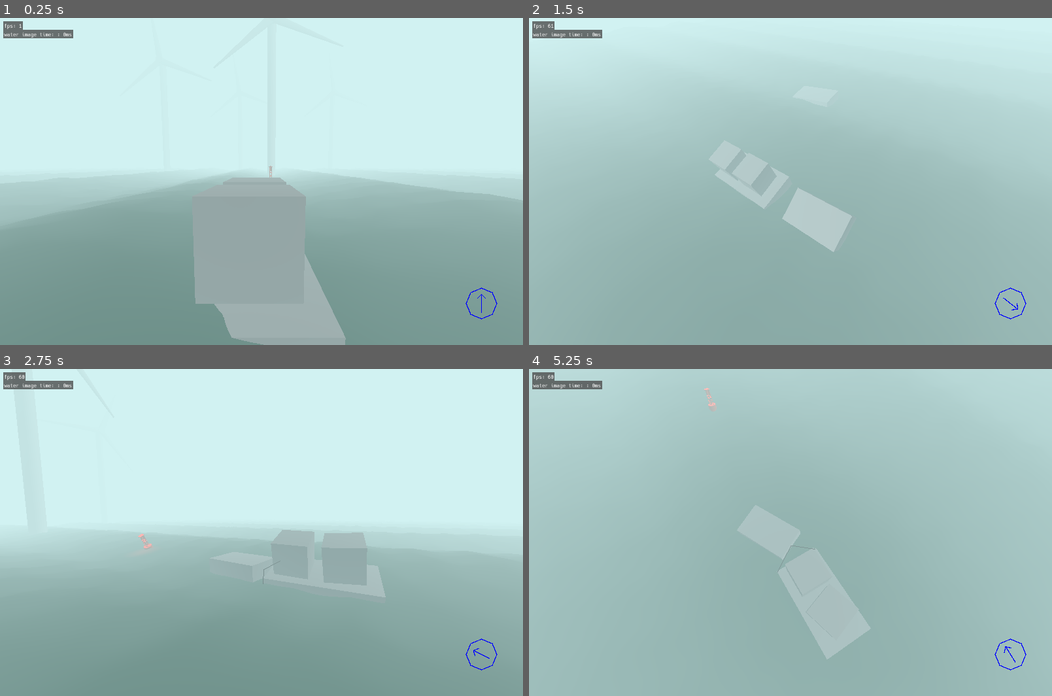
Above: before the commit, frames 1-4 (two rows, left to right).
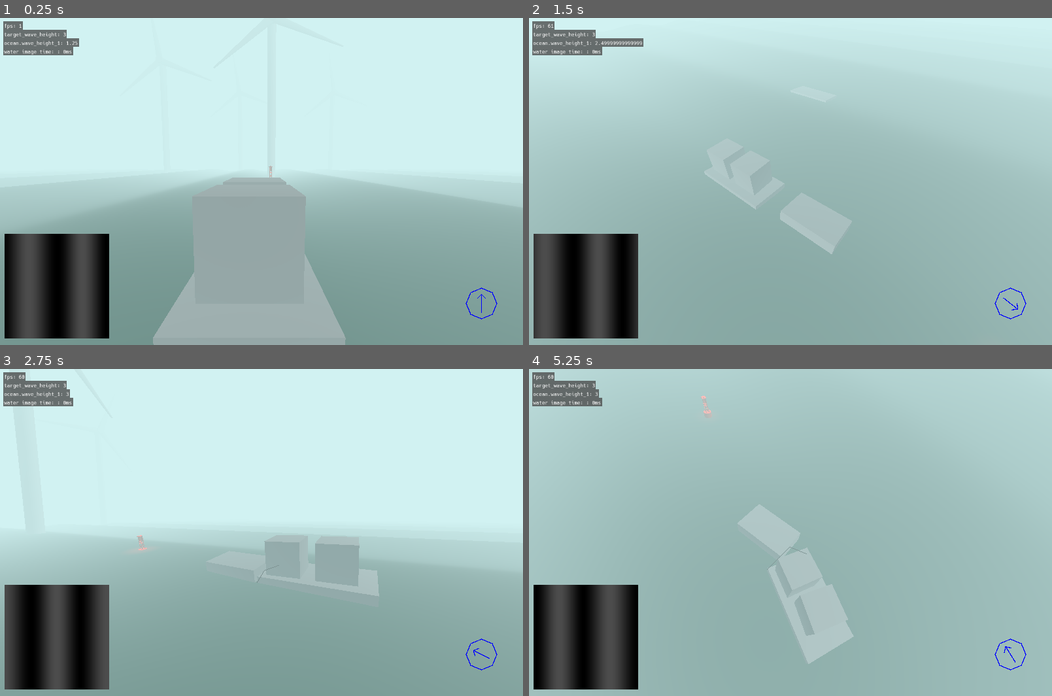
Above: after the commit, the same moments.

Repository: anthonyec/230904_godot_boat_game
Game: Godot game, scene res://main.tscn
The game is run twice, just before and just after one commit, with the same random seed, the same clock (stepped at 60 frames per second) and the same inputs.
Inputs (mouse positions are in pixels of both pictures, inside the frame that each line leads up to):
- Up to frame 1 (0.25 s): no input
- Up to frame 2 (1.5 s): tap Enter (ui_accept) at 0.5, 0.77 s; move the mouse to (905, 165) at 0.52 s; hold D (turn_right) 0.53-1.28 s; tap F (toggle_attachment) at 0.6, 1.35 s; move the mouse to (685, 197) at 1.27 s; hold Down (throttle_down) from 1.28 s (still down)
- Up to frame 3 (2.75 s): tap Enter (ui_accept) at 1.52 s; move the mouse to (313, 460) at 2.02 s; release Down (throttle_down) at 2.03 s; hold D (turn_right) from 2.03 s (still down); tap F (toggle_attachment) at 2.1 s
- Up to frame 4 (5.25 s): move the mouse to (764, 597) at 2.77 s; release D (turn_right) at 2.78 s; hold Up (throttle_up) 2.78-3.53 s; tap F (toggle_attachment) every 0.75 s from 2.85 to 5.1 s; tap Enter (ui_accept) at 3.02, 3.77, 4.52 s; move the mouse to (947, 581) at 3.52 s; hold A (turn_left) 3.53-5.03 s; move the mouse to (633, 483) at 4.27 s; move the mouse to (816, 532) at 5.02 s; hold Down (throttle_down) from 5.03 s (still down)

The runs differ from the first frame. In frame 1, 9.0% of the frame differs, in the area x 0-97%, y 3-100%; in frame 2, 7.9%; in frame 3, 7.5%; in frame 4, 8.5%.
Error after the commit: Parse Error: Preload file "res://ui/hershey_noailles_futura_simplex_regular.ttf" does not exist. (res://ui/ui.gd:4)

Commit message:
Before some big chnages

Diff:
--- a/autoload/scene.gd
+++ /dev/null
@@ -1,4 +0,0 @@
-extends Node
-
-func get_nodes_in_group(tag: String) -> void:
-	pass
--- /dev/null
+++ b/clock.gd
@@ -0,0 +1,18 @@
+@tool
+extends Control
+
+func _process(_delta: float) -> void:
+	queue_redraw()
+
+func _draw() -> void:
+	var time = "08:45" if Engine.is_editor_hint() else World.instance.get_display_time()
+
+	draw_string(
+		get_parent().font,
+		size/2,
+		time,
+		HORIZONTAL_ALIGNMENT_CENTER,
+		-1,
+		18,
+		Color.BLUE
+	)
--- a/entities/buoyancy_probe/probe.gd
+++ b/entities/buoyancy_probe/probe.gd
@@ -9,13 +9,13 @@
 	visible = false
 
 func _process(delta: float) -> void:
-	var water = get_parent().water
-	var current_water_height = water.get_height(global_position)
+	var current_water_height = World.instance.get_water_height(global_position)
 
 	water_height = lerp(water_height, current_water_height, delta * 5)
 
 	var water_height_position = Vector3(global_position.x, current_water_height, global_position.z)
 
+
 #	DebugDraw.draw_cube(global_position, 0.05, Color.BLACK)
 #	DebugDraw.draw_cube(water_height_position, 0.1, Color.BLUE)
 #	DebugDraw.draw_cube(water_height_position, 0.2, Color.RED)
--- a/entities/hitch/hitch.gd
+++ b/entities/hitch/hitch.gd
@@ -1,5 +1,7 @@
 class_name Hitch
 extends Area3D
+
+@export var rope_max_length: float = 10
 
 var spring_joint_scene: PackedScene = preload("res://entities/spring_joint/spring_joint.tscn")
 
@@ -35,6 +37,7 @@
 		spring.rigid_body_b = nearby_hitch.get_parent()
 		spring.attachment_point_a = point
 		spring.attachment_point_b = other_point
+		spring.max_length = rope_max_length
 
 		add_child(spring)
 
--- a/entities/ocean/ocean.gd
+++ b/entities/ocean/ocean.gd
@@ -6,12 +6,12 @@
 const plane_origin: Vector2 = Vector2(50, 50)
 const plane_grid_size: int = 6 # E.g 4x4 or 10x10
 
-@export var wave_direction_1: Vector2 = Vector2(3, 3)
-@export var wave_direction_2: Vector2 = Vector2(0.5, 0.5)
-@export var wave_direction_3: Vector2 = Vector2(5, 0)
+@export var wave_direction_1: Vector2 = Vector2(1, 0)
+#@export var wave_direction_2: Vector2 = Vector2(0.5, 0.5)
+#@export var wave_direction_3: Vector2 = Vector2(5, 0)
 @export var wave_height_1: float = 1
-@export var wave_height_2: float = 1
-@export var wave_height_3: float = 1
+#@export var wave_height_2: float = 1
+#@export var wave_height_3: float = 1
 
 @onready var simulation: SubViewport = $Simulation
 @onready var simulation_texture: ColorRect = $Simulation/Texture
@@ -56,15 +56,15 @@
 	plane_material.set_shader_parameter("MaxWaveHeight", max_wave_height)
 
 	simulation_material.set_shader_parameter("WaveOffset1", wave_offset_1)
-	simulation_material.set_shader_parameter("WaveOffset2", wave_offset_2)
-	simulation_material.set_shader_parameter("WaveOffset3", wave_offset_3)
+#	simulation_material.set_shader_parameter("WaveOffset2", wave_offset_2)
+#	simulation_material.set_shader_parameter("WaveOffset3", wave_offset_3)
 	simulation_material.set_shader_parameter("WaveHeightPercent1", wave_height_1 / max_wave_height)
-	simulation_material.set_shader_parameter("WaveHeightPercent2", wave_height_2 / max_wave_height)
-	simulation_material.set_shader_parameter("WaveHeightPercent3", wave_height_3 / max_wave_height)
+#	simulation_material.set_shader_parameter("WaveHeightPercent2", wave_height_2 / max_wave_height)
+#	simulation_material.set_shader_parameter("WaveHeightPercent3", wave_height_3 / max_wave_height)
 
-	wave_offset_1 += wave_direction_1 * 0.01 * delta
-	wave_offset_2 += wave_direction_2 * 0.01 * delta
-	wave_offset_3 += wave_direction_3 * 0.01 * delta
+	wave_offset_1 += wave_direction_1 * 0.1 * delta
+#	wave_offset_2 += wave_direction_2 * 0.01 * delta
+#	wave_offset_3 += wave_direction_3 * 0.01 * delta
 
 func update_simulation_image() -> void:
 	if Debug.is_flag_enabled(Debug.Flag.WATER_RENDER_TIME):
--- a/entities/ocean/ocean.tres
+++ b/entities/ocean/ocean.tres
@@ -1,21 +1,10 @@
-[gd_resource type="ShaderMaterial" load_steps=6 format=3 uid="uid://bdllr5cfye1l8"]
+[gd_resource type="ShaderMaterial" load_steps=3 format=3 uid="uid://bdllr5cfye1l8"]
 
-[ext_resource type="Shader" uid="uid://ccdpylfhde54n" path="res://entities/ocean/simulation.tres" id="1_ea64l"]
+[ext_resource type="Shader" uid="uid://brdqvtxba714h" path="res://entities/ocean/simulation_2.tres" id="1_e8chd"]
 [ext_resource type="Texture2D" uid="uid://dhij7bl6ucn10" path="res://entities/ocean/big_gradient_1.tres" id="2_aq1gf"]
-[ext_resource type="Texture2D" uid="uid://h4flp4v17tck" path="res://entities/ocean/big_noise_1.tres" id="2_gyh7m"]
-[ext_resource type="Texture2D" uid="uid://bw3ncgu5n5ivh" path="res://entities/ocean/noise_1.tres" id="3_ck6d2"]
-[ext_resource type="Texture2D" uid="uid://ce5ui2gthr2ic" path="res://entities/ocean/noise_2.tres" id="4_a4glt"]
 
 [resource]
-shader = ExtResource("1_ea64l")
+shader = ExtResource("1_e8chd")
 shader_parameter/WaveOffset1 = Vector2(0.05, 0.05)
-shader_parameter/WaveHeightPercent1 = 2.08165e-12
-shader_parameter/WaveOffset2 = Vector2(0.05, -0.05)
-shader_parameter/WaveHeightPercent2 = 2.08165e-12
-shader_parameter/WaveHeightPercent3 = 2.08e-12
-shader_parameter/WaveOffset3 = Vector2(0, 0)
-shader_parameter/WaveHeightPercent4 = 0.3
-shader_parameter/Noise1 = ExtResource("3_ck6d2")
-shader_parameter/Noise2 = ExtResource("4_a4glt")
-shader_parameter/BigNoise1 = ExtResource("2_gyh7m")
+shader_parameter/WaveHeightPercent = 0.3
 shader_parameter/BigGradient1 = ExtResource("2_aq1gf")
--- a/entities/ocean/simulation.tres
+++ b/entities/ocean/simulation.tres
@@ -290,9 +290,10 @@
 
 }
 "
+graph_offset = Vector2(-585.215, 127.064)
 mode = 1
 flags/light_only = false
-nodes/fragment/0/position = Vector2(-540, 940)
+nodes/fragment/0/position = Vector2(-520, 1280)
 nodes/fragment/7/node = SubResource("VisualShaderNodeTexture_l84dd")
 nodes/fragment/7/position = Vector2(-3440, -1040)
 nodes/fragment/8/node = SubResource("VisualShaderNodeUVFunc_pf2uv")
@@ -356,7 +357,7 @@
 nodes/fragment/60/node = SubResource("VisualShaderNodeTexture2DParameter_4dovd")
 nodes/fragment/60/position = Vector2(-3660, 4180)
 nodes/fragment/61/node = SubResource("VisualShaderNodeVectorOp_v64oj")
-nodes/fragment/61/position = Vector2(-1040, 1040)
+nodes/fragment/61/position = Vector2(-1040, 780)
 nodes/fragment/62/node = SubResource("VisualShaderNodeVec2Parameter_u448j")
 nodes/fragment/62/position = Vector2(-4720, 3980)
-nodes/fragment/connections = PackedInt32Array(8, 0, 7, 0, 27 …(334 unchanged characters)…  0, 54, 1, 56, 0, 55, 0, 57, 0, 56, 0, 54, 0, 61, 1, 51, 0, 61, 0, 61, 0, 0, 0, 62, 0, 57, 2)
+nodes/fragment/connections = PackedInt32Array(8, 0, 7, 0, 27 …(334 unchanged characters)…  0, 54, 1, 56, 0, 55, 0, 57, 0, 56, 0, 51, 0, 61, 0, 62, 0, 57, 2, 54, 0, 61, 1, 61, 0, 0, 0)
--- /dev/null
+++ b/entities/ocean/simulation_2.tres
@@ -0,0 +1,104 @@
+[gd_resource type="VisualShader" load_steps=10 format=3 uid="uid://brdqvtxba714h"]
+
+[sub_resource type="VisualShaderNodeVectorOp" id="VisualShaderNodeVectorOp_ubl3i"]
+default_input_values = [0, Quaternion(0, 0, 0, 0), 1, Quaternion(0, 0, 0, 0)]
+op_type = 2
+operator = 2
+
+[sub_resource type="FastNoiseLite" id="FastNoiseLite_ti6u3"]
+noise_type = 2
+fractal_type = 0
+cellular_jitter = 1.0
+
+[sub_resource type="NoiseTexture2D" id="NoiseTexture2D_w6nti"]
+seamless = true
+noise = SubResource("FastNoiseLite_ti6u3")
+
+[sub_resource type="VisualShaderNodeTexture" id="VisualShaderNodeTexture_aw2wu"]
+output_port_for_preview = 0
+source = 5
+texture = SubResource("NoiseTexture2D_w6nti")
+
+[sub_resource type="VisualShaderNodeUVFunc" id="VisualShaderNodeUVFunc_b3uor"]
+function = 1
+
+[sub_resource type="VisualShaderNodeUVFunc" id="VisualShaderNodeUVFunc_khmpx"]
+
+[sub_resource type="VisualShaderNodeFloatParameter" id="VisualShaderNodeFloatParameter_78f4h"]
+parameter_name = "WaveHeightPercent"
+default_value_enabled = true
+default_value = 0.3
+
+[sub_resource type="VisualShaderNodeTexture2DParameter" id="VisualShaderNodeTexture2DParameter_4dovd"]
+parameter_name = "BigGradient1"
+texture_repeat = 1
+
+[sub_resource type="VisualShaderNodeVec2Parameter" id="VisualShaderNodeVec2Parameter_u448j"]
+parameter_name = "WaveOffset1"
+default_value_enabled = true
+default_value = Vector2(2.08165e-12, 2.08165e-12)
+
+[resource]
+code = "shader_type canvas_item;
+render_mode blend_mix;
+
+uniform vec2 WaveOffset1 = vec2(0.000000, 0.000000);
+uniform sampler2D BigGradient1 : repeat_enable;
+uniform float WaveHeightPercent = 0.30000001192093;
+
+
+
+void fragment() {
+// Vector2Parameter:62
+	vec2 n_out62p0 = WaveOffset1;
+
+
+// UVFunc:57
+	vec2 n_in57p1 = vec2(1.00000, 1.00000);
+	vec2 n_out57p0 = n_out62p0 * n_in57p1 + UV;
+
+
+// UVFunc:56
+	vec2 n_in56p1 = vec2(1.00000, 1.00000);
+	vec2 n_in56p2 = vec2(0.00000, 0.00000);
+	vec2 n_out56p0 = (n_out57p0 - n_in56p2) * n_in56p1 + n_in56p2;
+
+
+	vec4 n_out55p0;
+// Texture2D:55
+	n_out55p0 = texture(BigGradient1, n_out56p0);
+
+
+// FloatParameter:59
+	float n_out59p0 = WaveHeightPercent;
+
+
+// VectorOp:54
+	vec4 n_out54p0 = n_out55p0 * vec4(n_out59p0);
+
+
+// Output:0
+	COLOR.rgb = vec3(n_out54p0.xyz);
+
+
+}
+"
+graph_offset = Vector2(-684.565, 549.079)
+mode = 1
+flags/light_only = false
+nodes/fragment/0/position = Vector2(-520, 1280)
+nodes/fragment/54/node = SubResource("VisualShaderNodeVectorOp_ubl3i")
+nodes/fragment/54/position = Vector2(-1220, 1200)
+nodes/fragment/55/node = SubResource("VisualShaderNodeTexture_aw2wu")
+nodes/fragment/55/position = Vector2(-2300, 1220)
+nodes/fragment/56/node = SubResource("VisualShaderNodeUVFunc_b3uor")
+nodes/fragment/56/position = Vector2(-2900, 1580)
+nodes/fragment/57/node = SubResource("VisualShaderNodeUVFunc_khmpx")
+nodes/fragment/57/position = Vector2(-3400, 1620)
+nodes/fragment/59/node = SubResource("VisualShaderNodeFloatParameter_78f4h")
+nodes/fragment/59/position = Vector2(-1820, 1780)
+nodes/fragment/60/node = SubResource("VisualShaderNodeTexture2DParameter_4dovd")
+nodes/fragment/60/position = Vector2(-2960, 1980)
+nodes/fragment/62/node = SubResource("VisualShaderNodeVec2Parameter_u448j")
+nodes/fragment/62/position = Vector2(-4020, 1780)
+nodes/fragment/connections = PackedInt32Array(60, 0, 55, 2, 55, 0, 54, 0, 59, 0, 54, 1, 56, 0, 55, 0, 57, 0, 56, 0, 62, 0, 57, 2, 54, 0, 0, 0)
--- a/entities/rain/rain.gd
+++ b/entities/rain/rain.gd
@@ -1,7 +1,5 @@
 extends Node3D
 
-@export var world: World
-
 func _process(_delta: float) -> void:
-	var player = world.get_player()
+	var player = World.instance.get_player()
 #	global_position = player.global_position
--- a/main.tscn
+++ b/main.tscn
@@ -1,20 +1,21 @@
-[gd_scene load_steps=35 format=3 uid="uid://be3homwduf1qf"]
+[gd_scene load_steps=36 format=3 uid="uid://be3homwduf1qf"]
 
 [ext_resource type="PackedScene" uid="uid://bki4o2smxksy7" path="res://entities/ocean/ocean.tscn" id="1_hxmui"]
 [ext_resource type="PackedScene" uid="uid://v7u1ci5w4e5x" path="res://entities/debug_cam/debug_cam.tscn" id="1_onxbc"]
 [ext_resource type="PackedScene" uid="uid://cihgfqv57iqjr" path="res://entities/debug/debug.tscn" id="1_w46ff"]
 [ext_resource type="Script" path="res://world.gd" id="2_ke0sq"]
-[ext_resource type="Script" path="res://ui.gd" id="3_6auge"]
 [ext_resource type="PackedScene" uid="uid://x4a4si75gp2x" path="res://entities/gameplay_camera/gameplay_camera.tscn" id="3_hxa1h"]
+[ext_resource type="Script" path="res://ui/ui.gd" id="3_hxcvn"]
 [ext_resource type="Script" path="res://entities/debug/debug_water.gd" id="3_uju2q"]
 [ext_resource type="Script" path="res://debug_water_overlay.gd" id="4_avsgn"]
-[ext_resource type="Script" path="res://compass.gd" id="4_badxs"]
+[ext_resource type="Script" path="res://ui/components/compass.gd" id="4_fixso"]
 [ext_resource type="Material" uid="uid://bdllr5cfye1l8" path="res://entities/ocean/ocean.tres" id="4_w17dr"]
 [ext_resource type="Script" path="res://entities/buoyant_object/buoyancy.gd" id="4_wqy3j"]
-[ext_resource type="Script" path="res://map.gd" id="5_aroj5"]
+[ext_resource type="Script" path="res://ui/components/map.gd" id="5_7wcpx"]
 [ext_resource type="Script" path="res://entities/player/player_controls.gd" id="5_dt4r7"]
 [ext_resource type="Script" path="res://player_marker.gd" id="6_qj0ym"]
 [ext_resource type="Script" path="res://entities/buoyancy_probe/probe.gd" id="6_qu8c6"]
+[ext_resource type="Script" path="res://clock.gd" id="7_ec0oi"]
 [ext_resource type="PackedScene" uid="uid://cu8kgbo5oalxy" path="res://entities/buoy/buoy.tscn" id="12_43pcp"]
 [ext_resource type="PackedScene" uid="uid://jncyhw3e5i20" path="res://wind_turbine.tscn" id="14_k7g24"]
 [ext_resource type="PackedScene" uid="uid://dalg0mdmrt0p0" path="res://entities/hitch/hitch.tscn" id="15_kx8x5"]
@@ -85,6 +86,7 @@
 
 [node name="World" type="Node" parent="."]
 script = ExtResource("2_ke0sq")
+wave_type = 4
 
 [node name="UI" type="Control" parent="."]
 layout_mode = 3
@@ -93,7 +95,7 @@
 anchor_bottom = 1.0
 grow_horizontal = 2
 grow_vertical = 2
-script = ExtResource("3_6auge")
+script = ExtResource("3_hxcvn")
 
 [node name="Compass" type="Control" parent="UI"]
 layout_mode = 1
@@ -108,7 +110,7 @@
 offset_bottom = -64.0
 grow_horizontal = 0
 grow_vertical = 0
-script = ExtResource("4_badxs")
+script = ExtResource("4_fixso")
 
 [node name="Map" type="Control" parent="UI"]
 visible = false
@@ -120,7 +122,7 @@
 offset_bottom = 692.0
 grow_horizontal = 2
 grow_vertical = 2
-script = ExtResource("5_aroj5")
+script = ExtResource("5_7wcpx")
 center = Vector2(400, 300)
 
 [node name="PlayerMarker" type="Control" parent="UI/Map" node_paths=PackedStringArray("map", "player")]
@@ -135,13 +137,18 @@
 map = NodePath("..")
 player = NodePath("../../../Player")
 
+[node name="Clock" type="Control" parent="UI"]
+anchors_preset = 0
+offset_left = 1069.0
+offset_top = 717.0
+offset_right = 1109.0
+offset_bottom = 757.0
+script = ExtResource("7_ec0oi")
+
 [node name="WorldEnvironment" type="WorldEnvironment" parent="."]
 environment = SubResource("Environment_h648m")
 
 [node name="Ocean" parent="." instance=ExtResource("1_hxmui")]
-wave_direction_1 = Vector2(-1, -1)
-wave_direction_3 = Vector2(6, 2.08165e-12)
-wave_height_2 = 2.08165e-12
 
 [node name="DebugCam" parent="." instance=ExtResource("1_onxbc")]
 current = true
@@ -172,7 +179,6 @@
 water = NodePath("../../Ocean")
 
 [node name="SimulationTexture" type="ColorRect" parent="Player/DebugWater"]
-visible = false
 material = ExtResource("4_w17dr")
 offset_left = 11.0
 offset_top = 528.0
@@ -197,6 +203,7 @@
 
 [node name="HitchFront" parent="Player" instance=ExtResource("15_kx8x5")]
 transform = Transform3D(1, 0, 0, 0, 1, 0, 0, 0, 1, 0, 0, -4.92891)
+rope_max_length = 1.0
 
 [node name="AttachmentPointBR2" type="Marker3D" parent="Player/HitchFront"]
 transform = Transform3D(1, 0, 0, 0, 1, 0, 0, 0, 1, 2.99989, 1.25, -0.0559883)
@@ -518,11 +525,10 @@
 transform = Transform3D(1, 0, 0, 0, 1, 0, 0, 0, 1, 0.545414, 0.420013, -0.0112848)
 gizmo_extents = 1.0
 
-[node name="Rain" type="Node3D" parent="." node_paths=PackedStringArray("world")]
+[node name="Rain" type="Node3D" parent="."]
 transform = Transform3D(1, -3.48787e-16, 3.48787e-16, 3.48787e-16, 1, -3.48787e-16, -3.48787e-16, 3.48787e-16, 1, 0, 0, 0)
 visible = false
 script = ExtResource("18_bidd2")
-world = NodePath("../World")
 
 [node name="RainParticles" type="CPUParticles3D" parent="Rain"]
 transform = Transform3D(1, -1.21652e-31, 0, -1.21652e-31, 1, 0, 0, 0, 1, 2.08165e-12, 25, 2.08165e-12)
--- a/project.godot
+++ b/project.godot
@@ -22,8 +22,8 @@
 
 [autoload]
 
+SFX="*res://addons/anthonyec.sfx/sfx.gd"
 DebugDraw="*res://addons/zylann.debug_draw/debug_draw.gd"
-SFX="*res://addons/anthonyec.sfx/sfx.gd"
 
 [display]
 
--- a/ui.gd
+++ b/ui/ui.gd
@@ -1,4 +1,7 @@
+@tool
 extends Control
+
+var font: FontFile = preload("res://ui/hershey_noailles_futura_simplex_regular.ttf")
 
 func _process(_delta: float) -> void:
 	queue_redraw()
--- /dev/null
+++ b/utils.gd
@@ -0,0 +1,11 @@
+class_name Utils
+extends Node
+
+static func get_children_by_class(parent: Node, className: Variant) -> Array[Node]:
+	var children: Array[Node] = []
+
+	for child in parent.get_children(false):
+		if child.is_instance_of(className):
+			children.append(child)
+
+	return children
--- a/world.gd
+++ b/world.gd
@@ -53,16 +53,50 @@
 @export var fog: FogType = FogType.NONE
 @export var lightning: LightningType = LightningType.NONE
 
-@export_group("Sea")
+@export_group("Ocean")
 @export var wave_direction: Vector2 = Vector2.ZERO
-@export var waves: WaveType = WaveType.NONE
+@export var wave_type: WaveType = WaveType.NONE
+
+var player: Node3D
+var ocean: Ocean
 
 var last_time: int = 0
 
+static var instance: World
+
 func _ready() -> void:
-	World.set_instance(self)
+	if instance != null:
+		push_error("A World instance already exists in this scene, overriding previous")
 
-func _process(_delta: float) -> void:
+	instance = self
+	player = get_parent().get_node("Player")
+	ocean = get_parent().get_node("Ocean")
+
+func _process(delta: float) -> void:
+	var target_wave_height: float
+
+	match wave_type:
+		WaveType.NONE: target_wave_height = 0
+		WaveType.SMOOTH: target_wave_height = 0.5
+		WaveType.MODERATE: target_wave_height = 1.5
+		WaveType.ROUGH: target_wave_height = 2
+		WaveType.VERY_ROUGH: target_wave_height = 3
+		WaveType.HIGH: target_wave_height = 5
+		WaveType.VERY_HIGH: target_wave_height = 8
+		WaveType.PHENOMENAL: target_wave_height = 10
+
+	ocean.wave_height_1 = move_toward(ocean.wave_height_1, target_wave_height, delta)
+
+	DebugDraw.set_text("target_wave_height", target_wave_height)
+	DebugDraw.set_text("ocean.wave_height_1", ocean.wave_height_1)
+
+#	ocean.wave_direction_1 = wave_direction
+#	ocean.wave_direction_2 = wave_direction
+#	ocean.wave_direction_3 = wave_direction
+
+	update_time()
+
+func update_time() -> void:
 	var now = Time.get_ticks_msec()
 
 	if now - last_time > 1000:
@@ -80,19 +114,11 @@
 	if Debug.is_flag_enabled(Debug.Flag.TIME):
 		DebugDraw.set_text("time", get_display_time())
 
-static var instance: World
-
-static func set_instance(world: World) -> void:
-	instance = world
-
-static func get_instance() -> World:
-	return instance
-
 func get_display_time() -> String:
 	return str(hour).lpad(2, "0") + ":" + str(minute).lpad(2, "0")
 
 func get_player() -> Node3D:
-	return get_parent().get_node_or_null("Player")
+	return player
 
 func get_water_height(position: Vector3) -> float:
-	return 0
+	return ocean.get_height(position)
Empty file removed: entities/ocean/simulation.gd
Renamed: compass.gd -> ui/components/compass.gd
Renamed: map.gd -> ui/components/map.gd
